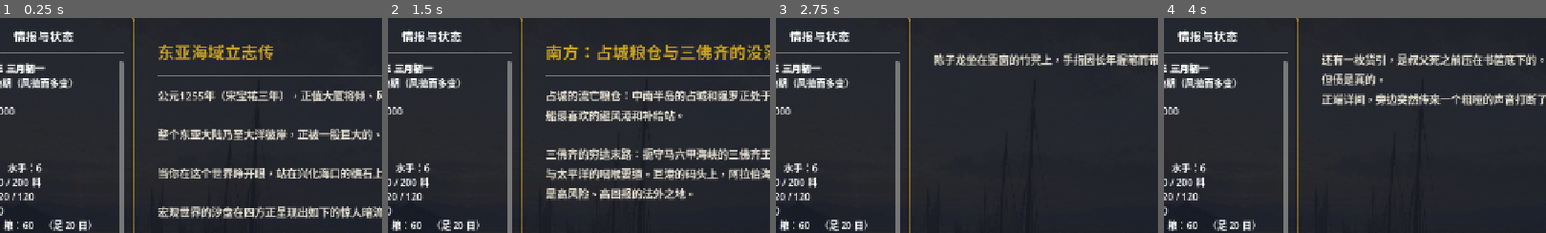
Above: before the commit, frames 1-4 (left to right).
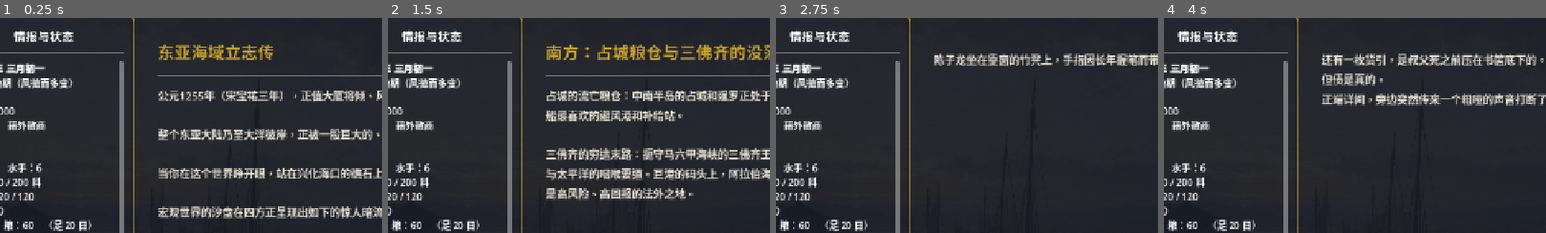
Above: after the commit, the same moments.

Repository: haru225-coder/nk1
Game: Godot game, scene res://scenes/Main.tscn
Two runs of this game, one before a commit and one after it. Both use one fixed random seed, a clock stepped at 60 frames per second and the inputs below.
Inputs (mouse positions are % of the whole screen's width and height, from its top left):
- Up to frame 1 (0.25 s): no input
- Up to frame 2 (1.5 s): click "…………" at 0.5 s; tap Enter (ui_accept) at 1.25 s; move the mouse to (72, 45) at 1.27 s; hold Right (ui_right) from 1.28 s (still down); hold Enter (ui_accept) from 1.28 s (still down)
- Up to frame 3 (2.75 s): move the mouse to (30, 55) at 2.02 s; release Right (ui_right) at 2.03 s; release Enter (ui_accept) at 2.03 s; hold Down (ui_down) from 2.03 s (still down); tap J at 2.1 s; tap Enter (ui_accept) at 2.27, 2.3, 2.57 s
- Up to frame 4 (4 s): move the mouse to (60, 28) at 2.77 s; release Down (ui_down) at 2.78 s; hold Right (ui_right) 2.78-3.53 s; hold Enter (ui_accept) 2.78-3.53 s; tap K at 2.85 s; move the mouse to (45, 70) at 3.52 s; hold Up (ui_up) from 3.53 s (still down); tap G at 3.6 s; tap Enter (ui_accept) at 3.77, 3.8 s
The pictures show only the part of the screen within x 6-56%, y 1-51%; the shares and areas given below are measured in that part.

The runs differ from the first frame. In frame 1, 0.4% of the frame differs, in the area x 2-12%, y 47-53%; in frame 2, 0.4%; in frame 3, 0.4%; in frame 4, 0.4%.

Commit message:
feat: 名声换爵与港口投资——职衔折抽解、市舶司修埠
名声只换市舶职衔与优惠，不另开港口/船种闸门。
修埠按产地/消费地同向调单位价，同港不套利。

Co-authored-by: haru225-coder <haru225-coder@users.noreply.github.com>

Diff:
--- /dev/null
+++ b/data/titles.json
@@ -0,0 +1,50 @@
+{
+  "meta": {
+    "title": "东亚海域立志传市舶职衔与修埠",
+    "note": "名声只换市舶职衔与优惠，不另开港口/船种闸门——那些仍由章节管。职衔不是朝廷实封，也不用「纲首」（章名已占用）。修埠按角色同向调单位价：产地买卖同降、紧缺买卖同升，避免同港套利。"
+  },
+  "ranks": [
+    {
+      "id": "san_shang",
+      "name": "籍外散商",
+      "min_fame": 0,
+      "duty_factor": 1.0,
+      "loan_bonus": 0
+    },
+    {
+      "id": "bo_ya",
+      "name": "在册舶牙",
+      "min_fame": 10,
+      "duty_factor": 0.94,
+      "loan_bonus": 500
+    },
+    {
+      "id": "hai_jia",
+      "name": "远洋海贾",
+      "min_fame": 24,
+      "duty_factor": 0.88,
+      "loan_bonus": 1000
+    },
+    {
+      "id": "bo_zhu",
+      "name": "舶主",
+      "min_fame": 48,
+      "duty_factor": 0.82,
+      "loan_bonus": 1800
+    },
+    {
+      "id": "du_bao",
+      "name": "市舶都保",
+      "min_fame": 80,
+      "duty_factor": 0.76,
+      "loan_bonus": 2500
+    }
+  ],
+  "invest": {
+    "max_level": 5,
+    "costs": [800, 2000, 4500, 9000, 18000],
+    "edge_per_level": 0.025,
+    "depth_per_level": 0.12,
+    "fame_base": 3
+  }
+}
--- a/scripts/GameManager.gd
+++ b/scripts/GameManager.gd
@@ -16,6 +16,7 @@
 var ships_data: Dictionary = {}
 var chapters_data: Dictionary = {}
 var crew_data: Dictionary = {}
+var titles_data: Dictionary = {}
 
 
 func _ready() -> void:
@@ -31,13 +32,15 @@
 	ships_data = _load_json("res://data/ships.json")
 	chapters_data = _load_json("res://data/chapters.json")
 	crew_data = _load_json("res://data/crew.json")
+	titles_data = _load_json("res://data/titles.json")
 
 	if scenes_data.has("scenes"):
-		print("Data loaded. Scenes:%d Goods:%d Ports:%d Ships:%d" % [
+		print("Data loaded. Scenes:%d Goods:%d Ports:%d Ships:%d Titles:%d" % [
 			scenes_data.get("scenes", []).size(),
 			goods_data.get("goods", []).size(),
 			ports_data.get("ports", []).size(),
 			ships_data.get("ships", []).size(),
+			titles_data.get("ranks", []).size(),
 		])
 
 
--- a/scripts/GameState.gd
+++ b/scripts/GameState.gd
@@ -57,7 +57,7 @@
 # ── 赊贷 ──────────────────────────────────────────────
 
 func borrow_limit() -> int:
-	return maxi(0, DEBT_CEILING - debt)
+	return maxi(0, DEBT_CEILING + title_loan_bonus() - debt)
 
 
 func borrow(amount: int) -> bool:
@@ -131,8 +131,14 @@
 	var gold := value
 	var fame_gain: int = maxi(1, value / 10)
 	add_money(gold)
-	fame += fame_gain
-	return {"gold": gold, "fame": fame_gain, "name": d.get("name", "所见")}
+	var fame_res := add_fame(fame_gain)
+	return {
+		"gold": gold,
+		"fame": fame_gain,
+		"name": d.get("name", "所见"),
+		"promoted": fame_res.get("promoted", false),
+		"title": fame_res.get("title", {}),
+	}
 
 
 func visit_port(port_id: String) -> void:
@@ -343,6 +349,65 @@
 	return out
 
 
+# ── 名声换爵 ──────────────────────────────────────────
+
+func title_ranks() -> Array:
+	var out := []
+	for r in GameManager.titles_data.get("ranks", []):
+		if typeof(r) == TYPE_DICTIONARY:
+			out.append(r)
+	out.sort_custom(func(a, b): return int(a.get("min_fame", 0)) < int(b.get("min_fame", 0)))
+	return out
+
+
+func title_rank() -> Dictionary:
+	var best := {
+		"id": "san_shang", "name": "籍外散商",
+		"min_fame": 0, "duty_factor": 1.0, "loan_bonus": 0,
+	}
+	for r in title_ranks():
+		if fame >= int(r.get("min_fame", 0)):
+			best = r
+	return best
+
+
+func next_title() -> Dictionary:
+	var cur_id := str(title_rank().get("id", ""))
+	var seen := false
+	for r in title_ranks():
+		if seen:
+			return r
+		if str(r.get("id", "")) == cur_id:
+			seen = true
+	return {}
+
+
+func title_duty_factor() -> float:
+	return float(title_rank().get("duty_factor", 1.0))
+
+
+func title_loan_bonus() -> int:
+	return int(title_rank().get("loan_bonus", 0))
+
+
+func title_name() -> String:
+	return str(title_rank().get("name", "籍外散商"))
+
+
+## 名声可负（剧情罚没）。返回 {gained, fame, promoted, title, prev}
+func add_fame(amount: int) -> Dictionary:
+	var prev := title_rank()
+	fame = maxi(0, fame + amount)
+	var now := title_rank()
+	return {
+		"gained": amount,
+		"fame": fame,
+		"promoted": str(prev.get("id", "")) != str(now.get("id", "")),
+		"title": now,
+		"prev": prev,
+	}
+
+
 # ── 市舶司 ────────────────────────────────────────────
 
 ## 舱内违禁货（宋钱、铁器等）总量
@@ -362,7 +427,7 @@
 		if g.get("contraband", false):
 			continue  # 违禁货无法报关，不计入
 		var qty: int = Fleet.cargo[gid].get("qty", 0)
-		total += float(g.get("base_value", 0)) * qty * Economy.tariff_rate
+		total += float(g.get("base_value", 0)) * qty * Economy.tariff_rate * title_duty_factor()
 	return maxi(20, int(round(total)))
 
 
--- a/scripts/Main.gd
+++ b/scripts/Main.gd
@@ -120,7 +120,7 @@
 	t += "金钱：%d\n" % GameState.money
 	if GameState.debt > 0:
 		t += "[color=orange]欠债：%d[/color]\n" % GameState.debt
-	t += "名声：%d\n" % GameState.fame
+	t += "名声：%d　%s\n" % [GameState.fame, GameState.title_name()]
 	if GameState.network != 0 or GameState.merchant_credit != 0:
 		t += "人脉：%d　海商信用：%d\n" % [GameState.network, GameState.merchant_credit]
 	t += "\n"
@@ -591,6 +591,7 @@
 		choices_container.add_child(warn)
 
 	_setup_reporting()
+	_setup_title_and_invest(port_id)
 
 	var att := Label.new()
 	att.text = "蒲氏关注度 %d　%s" % [GameState.pu_attention, _attention_desc()]
@@ -625,12 +626,70 @@
 		btn.pressed.connect(func():
 			var res: Dictionary = GameState.report_discovery(did)
 			if not res.is_empty():
-				log_msg("【呈报】%s 录入案册，赏钱 %d，名声 +%d。" % [
-					res["name"], res["gold"], res["fame"],
+				var extra := ""
+				if res.get("promoted", false):
+					extra = "市舶司案册改题「%s」。" % str(res.get("title", {}).get("name", ""))
+				log_msg("【呈报】%s 录入案册，赏钱 %d，名声 +%d。%s" % [
+					res["name"], res["gold"], res["fame"], extra,
 				])
 			load_scene(current_scene_id)
 		)
 		choices_container.add_child(btn)
+
+
+func _setup_title_and_invest(port_id: String) -> void:
+	var sep := Label.new()
+	sep.text = "── 市舶职衔 ──"
+	sep.add_theme_font_size_override("font_size", UiTheme.SIZE_FOOT)
+	choices_container.add_child(sep)
+
+	var rank: Dictionary = GameState.title_rank()
+	var nxt: Dictionary = GameState.next_title()
+	var rank_lbl := Label.new()
+	if nxt.is_empty():
+		rank_lbl.text = "现为「%s」。抽解按职衔折至 %d%%，赊贷上限 %d。" % [
+			rank.get("name", ""),
+			int(round(float(rank.get("duty_factor", 1.0)) * 100.0)),
+			GameState.DEBT_CEILING + GameState.title_loan_bonus(),
+		]
+	else:
+		var need: int = maxi(0, int(nxt.get("min_fame", 0)) - GameState.fame)
+		rank_lbl.text = "现为「%s」。再记 %d 声名可题「%s」。抽解折至 %d%%，赊贷上限 %d。" % [
+			rank.get("name", ""), need, nxt.get("name", ""),
+			int(round(float(rank.get("duty_factor", 1.0)) * 100.0)),
+			GameState.DEBT_CEILING + GameState.title_loan_bonus(),
+		]
+	rank_lbl.add_theme_font_size_override("font_size", UiTheme.SIZE_FOOT)
+	rank_lbl.autowrap_mode = TextServer.AUTOWRAP_WORD_SMART
+	choices_container.add_child(rank_lbl)
+
+	var inv_sep := Label.new()
+	inv_sep.text = "── 修埠 ──"
+	inv_sep.add_theme_font_size_override("font_size", UiTheme.SIZE_FOOT)
+	choices_container.add_child(inv_sep)
+
+	var lv: int = Economy.investment_level(port_id)
+	var cost: int = Economy.invest_cost(port_id)
+	var inv_lbl := Label.new()
+	if cost <= 0:
+		inv_lbl.text = "本港埠头已修至 %d 等。产地更廉、紧缺更好卖，市场也更深。" % lv
+	elif lv <= 0:
+		inv_lbl.text = "本港尚未修埠。投钱可加深市场、让本地所产更廉、紧缺货更好卖。"
+	else:
+		inv_lbl.text = "本港埠头 %d 等。再投可升一等：产地买入更廉、紧缺货更好卖、市场更深。" % lv
+	inv_lbl.add_theme_font_size_override("font_size", UiTheme.SIZE_FOOT)
+	inv_lbl.autowrap_mode = TextServer.AUTOWRAP_WORD_SMART
+	choices_container.add_child(inv_lbl)
+
+	if cost > 0:
+		var ib := Button.new()
+		ib.text = "向本港投钱修埠（%d 钱）" % cost
+		ib.pressed.connect(func():
+			var res: Dictionary = Economy.invest(port_id)
+			log_msg(res.get("msg", ""))
+			load_scene(current_scene_id)
+		)
+		choices_container.add_child(ib)
 
 
 func _attention_desc() -> String:
@@ -715,7 +774,8 @@
 	# 赊贷：本钱被查扣清空后仍有翻身的路
 	var loan_lbl := Label.new()
 	loan_lbl.text = "── 蕃商赊贷（月息 %d%%，上限 %d）──" % [
-		int(GameState.DEBT_MONTHLY_RATE * 100), GameState.DEBT_CEILING,
+		int(GameState.DEBT_MONTHLY_RATE * 100),
+		GameState.DEBT_CEILING + GameState.title_loan_bonus(),
 	]
 	loan_lbl.add_theme_font_size_override("font_size", UiTheme.SIZE_FOOT)
 	choices_container.add_child(loan_lbl)
@@ -1528,7 +1588,9 @@
 			"money":
 				GameState.add_money(val)
 			"fame":
-				GameState.fame += val
+				var fame_res: Dictionary = GameState.add_fame(int(val))
+				if fame_res.get("promoted", false):
+					log_msg("市舶司案册改题「%s」。" % str(fame_res.get("title", {}).get("name", "")))
 			"days":
 				GameManager.advance_days(val)
 			"flag":
--- a/scripts/SeaChart.gd
+++ b/scripts/SeaChart.gd
@@ -223,7 +223,7 @@
 		if total_li > 0.0:
 			pct = clampf((total_li - remaining_li) / total_li, 0.0, 1.0)
 		t += "[color=aqua]航行中　第 %d 日[/color]\n已行 %d%%\n余程 %d 里\n\n" % [days_elapsed, int(pct * 100), int(remaining_li)]
-	t += "金钱：%d\n名声：%d\n\n" % [GameState.money, GameState.fame]
+	t += "金钱：%d\n名声：%d　%s\n\n" % [GameState.money, GameState.fame, GameState.title_name()]
 	t += "[u]舰队[/u]\n船数：%d　水手：%d\n舱位：%d / %d 料\n耐久：%d / %d\n士气：%d\n" % [
 		Fleet.ships.size(), Fleet.total_crew(),
 		int(Fleet.used_capacity()), int(Fleet.total_capacity()),
@@ -622,9 +622,12 @@
 	if outcome == "win":
 		var spoil := int(randf_range(150, 600))
 		GameState.add_money(spoil)
-		GameState.fame += 3
+		var fame_res: Dictionary = GameState.add_fame(3)
 		Fleet.morale = mini(Fleet.MORALE_MAX, Fleet.morale + 5)
-		_log("[color=lime]击退海盗，夺得财货 %d 钱。战损 %d。[/color]" % [spoil, int(dmg)])
+		var promo := ""
+		if fame_res.get("promoted", false):
+			promo = "案册改题「%s」。" % str(fame_res.get("title", {}).get("name", ""))
+		_log("[color=lime]击退海盗，夺得财货 %d 钱。战损 %d。%s[/color]" % [spoil, int(dmg), promo])
 	elif outcome == "lose":
 		Fleet.morale = maxi(0, Fleet.morale - 12)
 		var lost := Fleet.lose_cargo_ratio(0.25)
--- a/scripts/core/Economy.gd
+++ b/scripts/core/Economy.gd
@@ -19,6 +19,8 @@
 
 ## {port_id: {good_id: rate}}
 var rates: Dictionary = {}
+## {port_id: level} 市舶修埠等级，0 表示未投
+var investments: Dictionary = {}
 
 var _initialized: bool = false
 
@@ -82,21 +84,82 @@
 	return rates.get(port_id, {}).get(good_id, 1.0)
 
 
-## 杂事压低抽解与佣金；通事在异国港口另有议价之利
+## 杂事压低抽解与佣金；通事在异国港口另有议价之利；职衔再折一层抽解
 func _effective_tariff() -> float:
-	return tariff_rate * Crew.trade_cost_factor()
+	return tariff_rate * Crew.trade_cost_factor() * GameState.title_duty_factor()
 
 
 func _effective_broker() -> float:
-	return broker_fee * Crew.trade_cost_factor()
+	return broker_fee * Crew.trade_cost_factor() * GameState.title_duty_factor()
+
+
+func _invest_cfg() -> Dictionary:
+	var cfg = GameManager.titles_data.get("invest", {})
+	return cfg if typeof(cfg) == TYPE_DICTIONARY else {}
+
+
+func investment_level(port_id: String) -> int:
+	return int(investments.get(port_id, 0))
+
+
+func invest_max_level() -> int:
+	return int(_invest_cfg().get("max_level", 5))
+
+
+func invest_cost(port_id: String) -> int:
+	var lv := investment_level(port_id)
+	var costs = _invest_cfg().get("costs", [])
+	if typeof(costs) != TYPE_ARRAY or lv >= costs.size() or lv >= invest_max_level():
+		return 0
+	return int(costs[lv])
+
+
+func invest_edge(port_id: String) -> float:
+	return float(_invest_cfg().get("edge_per_level", 0.025)) * float(investment_level(port_id))
+
+
+func invest_fame_gain(new_level: int) -> int:
+	return int(_invest_cfg().get("fame_base", 3)) + new_level
+
+
+## 向本港投钱修埠。返回 {ok, msg, level, cost, fame, promoted, title}
+func invest(port_id: String) -> Dictionary:
+	if port_id == "" or _port_def(port_id).is_empty():
+		return {"ok": false, "msg": "【修埠】查无此港。"}
+	var cost := invest_cost(port_id)
+	if cost <= 0:
+		return {"ok": false, "msg": "【修埠】本港埠头已修至最高等。"}
+	if not GameState.spend_money(cost):
+		return {"ok": false, "msg": "【修埠】再投 %d 钱才能动工，你囊中不足。" % cost}
+	var lv := investment_level(port_id) + 1
+	investments[port_id] = lv
+	var fame_res: Dictionary = GameState.add_fame(invest_fame_gain(lv))
+	var title_name := str(fame_res.get("title", {}).get("name", GameState.title_name()))
+	var msg := "【修埠】向%s投下 %d 钱，埠头升为 %d 等。名声 +%d。" % [
+		GameManager.get_port_name(port_id), cost, lv, fame_res.get("gained", 0),
+	]
+	if fame_res.get("promoted", false):
+		msg += "市舶司案册改题「%s」。" % title_name
+	return {
+		"ok": true, "msg": msg, "level": lv, "cost": cost,
+		"fame": fame_res.get("gained", 0),
+		"promoted": fame_res.get("promoted", false),
+		"title": fame_res.get("title", {}),
+	}
 
 
 ## 定价的唯一出处。estimate_* 逐单位推演时也走这里，避免公式分叉。
 func price_at_rate(port_id: String, good_id: String, rate: float, is_buy: bool) -> int:
 	var base: float = float(_good_def(good_id).get("base_value", 0))
-	var mod: float = ROLE_MOD.get(get_role(port_id, good_id), 1.0)
+	var role := get_role(port_id, good_id)
+	var mod: float = ROLE_MOD.get(role, 1.0)
 	var edge := Crew.interpreter_edge(port_id)
 	var v := base * mod * rate
+	var ie := invest_edge(port_id)
+	if role == "origin":
+		v *= (1.0 - ie)
+	elif role == "consumer":
+		v *= (1.0 + ie)
 	if is_buy:
 		return int(round(v * (1.0 + _effective_tariff()) * (1.0 - edge)))
 	return int(round(v * (1.0 - _effective_broker()) * (1.0 + edge)))
@@ -141,7 +204,8 @@
 # ── 交易冲击 ──────────────────────────────────────────
 
 func _depth(port_id: String) -> float:
-	return float(_port_def(port_id).get("depth", 100))
+	var base := float(_port_def(port_id).get("depth", 100))
+	return base * (1.0 + float(_invest_cfg().get("depth_per_level", 0.12)) * float(investment_level(port_id)))
 
 
 func _shift_rate(port_id: String, good_id: String, delta: float) -> void:
@@ -196,11 +260,15 @@
 # ── 存档 ──────────────────────────────────────────────
 
 func to_dict() -> Dictionary:
-	return {"rates": rates, "tariff": tariff_rate, "broker": broker_fee}
+	return {
+		"rates": rates, "tariff": tariff_rate, "broker": broker_fee,
+		"investments": investments,
+	}
 
 
 func from_dict(d: Dictionary) -> void:
 	rates = d.get("rates", {})
 	tariff_rate = d.get("tariff", 0.10)
 	broker_fee = d.get("broker", 0.05)
+	investments = d.get("investments", {})
 	_initialized = true
--- a/tools/godot_smoke.gd
+++ b/tools/godot_smoke.gd
@@ -90,6 +90,28 @@
 	_check(UiTheme.SIZE_HEAD > UiTheme.SIZE_BODY and UiTheme.SIZE_BODY > UiTheme.SIZE_FOOT,
 		"字阶 HEAD > BODY > FOOT", fails)
 	choice.free()
+
+	_check(gm.titles_data.get("ranks", []).size() == 5, "titles 五档职衔", fails)
+	_check(gs.title_name() == "籍外散商", "开局籍外散商", fails)
+	var promo: Dictionary = gs.add_fame(10)
+	_check(promo.get("promoted", false) and str(gs.title_name()) == "在册舶牙",
+		"名声 10 升在册舶牙", fails)
+	_check(int(gs.title_loan_bonus()) == 500, "舶牙赊贷 +500", fails)
+	_check(int(gs.borrow_limit()) == int(gs.DEBT_CEILING) + 500, "赊贷上限含职衔", fails)
+	var eco: Node = root.get_node_or_null("Economy")
+	_check(eco != null, "autoload Economy 在 /root", fails)
+	if eco != null:
+		var invs = eco.get("investments")
+		_check(typeof(invs) == TYPE_DICTIONARY, "Economy.investments 是字典", fails)
+		if eco.has_method("invest") and eco.has_method("investment_level"):
+			var money0: int = int(gs.money)
+			var inv0: Dictionary = eco.invest("quanzhou")
+			_check(inv0.get("ok", false) and int(eco.investment_level("quanzhou")) == 1,
+				"泉州可修一等埠", fails)
+			_check(int(gs.money) == money0 - 800, "一等修埠扣 800 钱", fails)
+			var saved: Dictionary = eco.to_dict()
+			_check(saved.has("investments") and int(saved["investments"].get("quanzhou", 0)) == 1,
+				"Economy 存档含修埠", fails)
 	_check(load("res://scripts/Ship.gd") != null, "Ship.gd 能编译", fails)
 	_check(load("res://scripts/Cannonball.gd") != null, "Cannonball.gd 能编译", fails)
 	_check(load("res://scripts/PirateShip.gd") != null, "PirateShip.gd 能编译", fails)
Not shown, changed: .claude/todo.md
Not shown, changed: README.md
Not shown, changed: docs/复刻设计_大航海时代标准.md
Not shown, changed: tools/check_symbols.py
Not shown, changed: tools/simulate_run.py
Not shown, changed: tools/verify_economy.py
